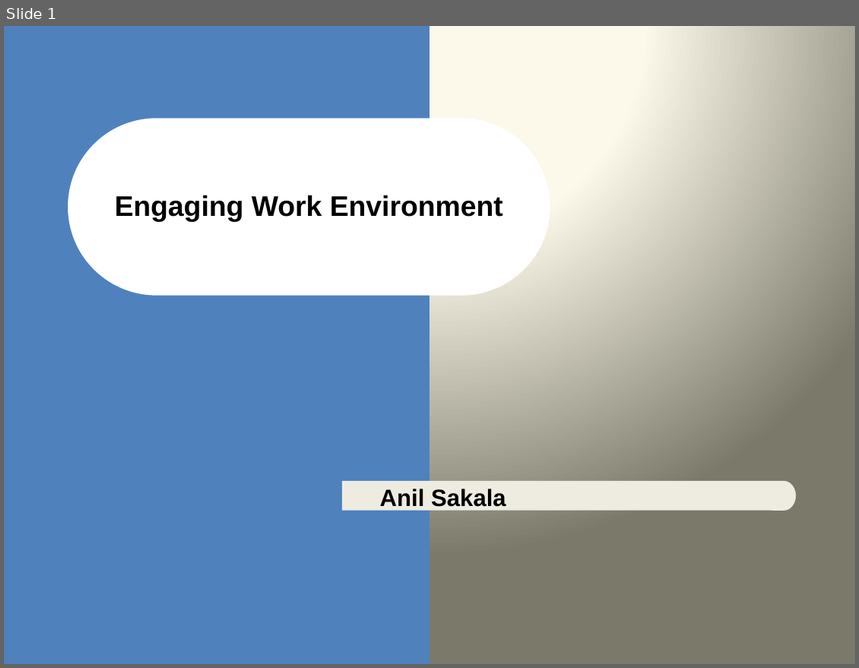
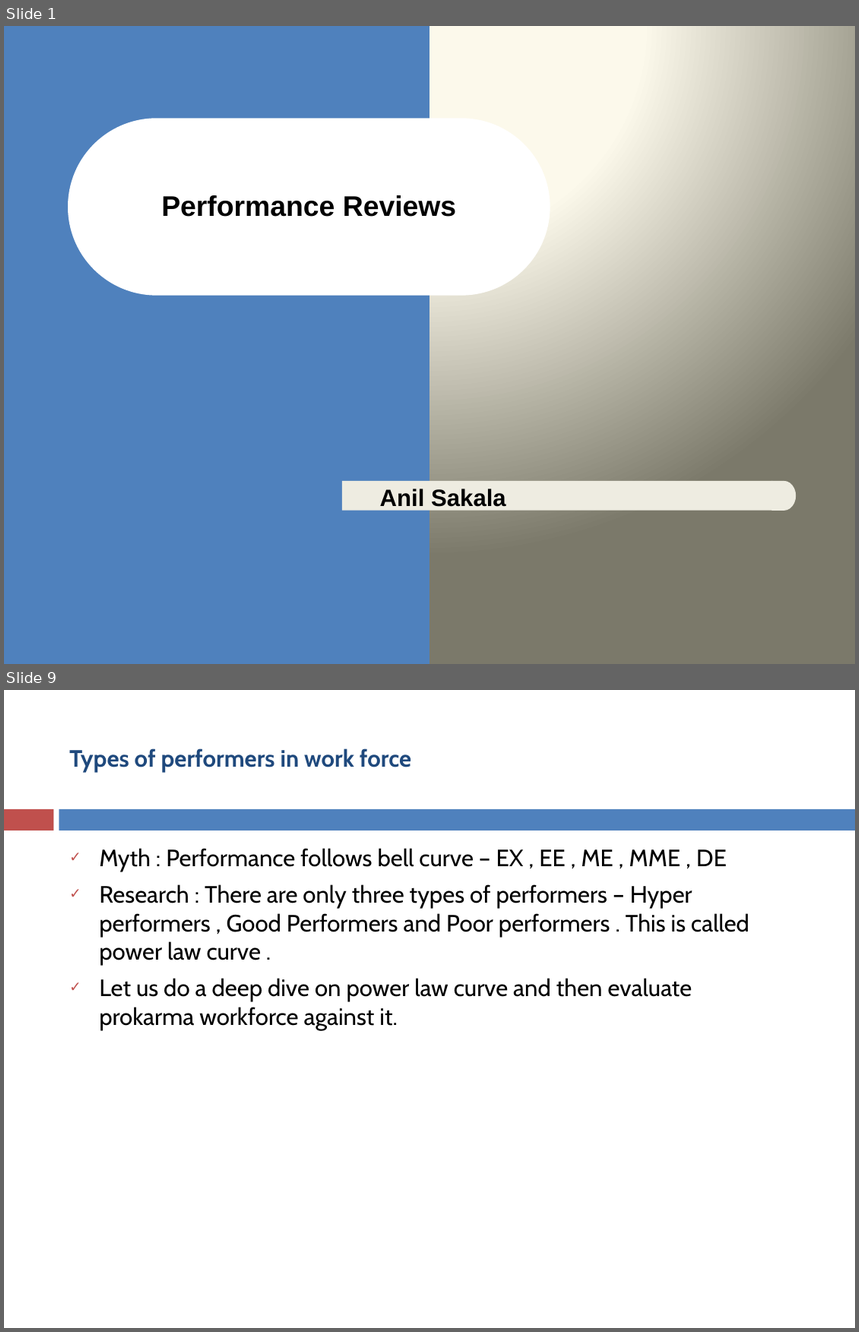
Before and after one commit to asakala/notes, a slide deck: Prokarma/Performance Appraisals.pptx. Shown one above the other, each under a label of ours: slide 1 before the commit, slides 1 and 9 after it; the slides between them are not shown. The pictures are 859x668 and 859x1332 pixels, drawn with LibreOffice and Linux fonts; fonts in the diff are those of the drawing. Boxes give left, top, right and bottom in pixels: in the first picture for what was removed or moved away, otherwise in the second. Text is boxed around its words. In the diff, an @@ line names an element or a change of style, - is before the commit and + after.

```diff
--- a/Prokarma/Performance Appraisals.pptx
+++ b/Prokarma/Performance Appraisals.pptx
@@ slide 9 added at box(4, 690, 855, 1328), background #FFFFFF @@
@@ title added at box(69, 749, 411, 772), 20 pt, text #1F497D, bold @@
+Types of performers in work force
@@ rectangle added at box(4, 809, 53, 831), fill #C0504D @@
@@ rectangle added at box(59, 809, 855, 831), fill #4F81BD @@
@@ text added at box(99, 848, 750, 1030), 20 pt, text #000000 @@
+✓ Myth : Performance follows bell curve – EX , EE , ME , MME , DE
+✓ Research : There are only three types of performers – Hyper performers , Good Performers and Poor performers . This is called power law curve .
+✓ Let us do a deep dive on power law curve and then evaluate prokarma workforce against it.
@@ slide 1 changed as well @@
@@ title at box(161, 195, 456, 217): text changed @@
-Engaging Work Environment
+Performance Reviews
```
Also in this commit, not shown: 10 other slides changed, 5 other slides added, 13 slides removed, 16 other files.
